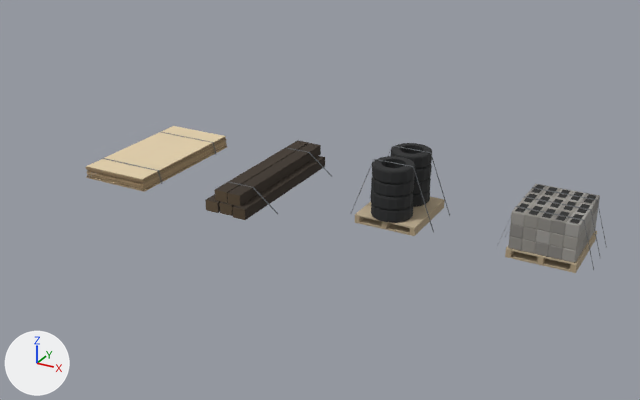
One commit to the Blender file assets/models/src/freight.blend: the scene before it, then after it.
Before and after are seen from a camera (50 mm lens) standing at (9.76, -11.75, 5.82) and looking at (3.7, -0.72, 0.31). Lighting does not change. The marker at lower left points along +X, +Y and +Z. The first picture is the older version.

Names of what the first picture shows: 'CinderBlockPallet_BlockConcrete', 'CinderBlockPallet_BlockCore', 'CinderBlockPallet_PalletWood', 'PlywoodSheets_PlyEdge', 'PlywoodSheets_PlyFace', 'RailwayTies_TieEnd', 'RailwayTies_TieWood', 'TireStack_PalletWood', 'TireStack_TyreRubber' and 4 more.
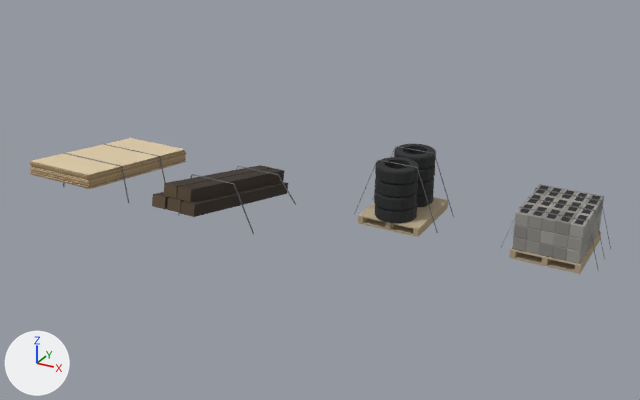
ob_railwayties is not drawn itself; it is the parent of ob_railwayties_tiewood, ob_railwayties_tieend, ob_railwayties_strap.
ob_tirestack is not drawn itself; it is the parent of ob_tirestack_tyrerubber, ob_tirestack_palletwood, ob_tirestack_strap.
ob_cinderblockpallet is not drawn itself; it is the parent of ob_cinderblockpallet_blockconcrete, ob_cinderblockpallet_blockcore, ob_cinderblockpallet_palletwood, ob_cinderblockpallet_strap.

Changed parts and their boxes [x1, y1, x2, y2] in the pictures (640 x 400 px; the box of a moved part takes in the faces that stretch with it):
'RailwayTies_TieWood', moved, turned
    before: [206, 140, 325, 220]
    after: [154, 165, 288, 217]
'CinderBlockPallet_BlockConcrete', moved
    before: [508, 183, 600, 263]
    after: [512, 184, 604, 264]
'PlywoodSheets_PlyFace', reshaped (14% wider, 23% shorter)
    before: [87, 126, 225, 191]
    after: [29, 138, 186, 188]
'TireStack_TyreRubber', moved
    before: [371, 143, 432, 223]
    after: [374, 144, 436, 223]
'PlywoodSheets_PlyEdge', reshaped
    before: [85, 136, 227, 192]
    after: [29, 150, 186, 189]
'TireStack_PalletWood', moved
    before: [355, 197, 445, 236]
    after: [358, 197, 448, 237]
'RailwayTies_TieEnd', moved, turned
    before: [205, 190, 245, 220]
    after: [152, 183, 195, 217]
'CinderBlockPallet_BlockCore', moved
    before: [515, 185, 596, 224]
    after: [520, 185, 601, 225]
'CinderBlockPallet_PalletWood', moved
    before: [505, 231, 597, 273]
    after: [509, 232, 601, 274]
'CinderBlockPallet_Strap', moved
    before: [497, 187, 607, 270]
    after: [500, 188, 611, 271]
'TireStack_Strap', moved
    before: [351, 146, 450, 232]
    after: [354, 146, 454, 233]
'RailwayTies_Strap', moved
    before: [214, 147, 332, 214]
    after: [178, 166, 296, 234]
part 1 of me_plywoodsheets_plyface, deleted
    before: [90, 144, 225, 191]
part 2 of me_plywoodsheets_plyface, built on
    before: [87, 126, 225, 179]
    after: [29, 138, 186, 188]
part 3 of me_plywoodsheets_plyedge, deleted
    before: [89, 146, 227, 192]
part 4 of me_plywoodsheets_plyedge, moved or reshaped
    before: [85, 136, 227, 191]
    after: [29, 150, 186, 189]

The change, as a diff of the scene's bpy script:
```diff
--- a/assets/models/src/freight.blend.py
+++ b/assets/models/src/freight.blend.py
@@ me_plywoodsheets_plyface @@
 # used by ob_plywoodsheets_plyface; parent = ob_plywoodsheets; location = (0.0, 0.0, 0.0)
-me_plywoodsheets_plyface.from_pydata(...)  # 8 vertices, 2 faces; spans x -0.61..0.62, y -1.23..1.23, z 0.0..0.23
+me_plywoodsheets_plyface.from_pydata(...)  # 96 vertices, 24 faces; spans x -0.62..0.62, y -2.47..-0.01, z 0.14..0.74
+# me_plywoodsheets_plyface part 1: the loose piece of 4 vertices spanning x -0.6..0.62, y -1.21..1.23, z 0.0 is deleted
+# me_plywoodsheets_plyface part 2: 4 vertices removed from x -0.61..0.61, y -1.23..1.21, z 0.23; 96 vertices added at x -0.62..0.62, y -2.47..-0.01, z 0.14..0.74
 me_plywoodsheets_plyface.materials.append(mat_plyface)
@@ me_plywoodsheets_plyedge @@
 # used by ob_plywoodsheets_plyedge; parent = ob_plywoodsheets; location = (0.0, 0.0, 0.0)
-me_plywoodsheets_plyedge.from_pydata(...)  # 96 vertices, 48 faces; spans x -0.62..0.62, y -1.23..1.23, z 0.0..0.23
+me_plywoodsheets_plyedge.from_pydata(...)  # 96 vertices, 48 faces; spans x -0.62..0.62, y -2.47..-0.01, z 0.14..0.74
+# me_plywoodsheets_plyedge part 3: the loose piece of 8 vertices spanning x -0.6..0.62, y -1.21..1.23, z 0.0..0.02 is deleted
+# me_plywoodsheets_plyedge part 4: 88 vertices removed from x -0.62..0.62, y -1.23..1.23, z 0.02..0.23; 96 vertices added at x -0.62..0.62, y -2.47..-0.01, z 0.14..0.74
 me_plywoodsheets_plyedge.materials.append(mat_plyedge)
@@ me_railwayties_tiewood @@
 # used by ob_railwayties_tiewood; parent = ob_railwayties; location = (0.0, 0.0, 0.0)
-me_railwayties_tiewood.from_pydata(...)  # 40 vertices, 20 faces; spans x -0.38..0.37, y -1.34..1.34, z 0.0..0.36
+me_railwayties_tiewood.from_pydata(...)  # 40 vertices, 20 faces; spans x -0.38..0.37, y -2.7..-0.01, z 0.01..0.95
+# me_railwayties_tiewood part 5: the whole mesh is turned -13.3 degrees about the x axis through its middle, then moved by (0.0, -1.36, 0.31)
 me_railwayties_tiewood.materials.append(mat_tiewood)
@@ me_railwayties_tieend @@
 # used by ob_railwayties_tieend; parent = ob_railwayties; location = (0.0, 0.0, 0.0)
-me_railwayties_tieend.from_pydata(...)  # 40 vertices, 10 faces; spans x -0.38..0.37, y -1.34..1.34, z 0.0..0.36
+me_railwayties_tieend.from_pydata(...)  # 40 vertices, 10 faces; spans x -0.38..0.37, y -2.7..-0.01, z 0.01..0.95
+# me_railwayties_tieend part 6: the whole mesh is turned -13.3 degrees about the x axis through its middle, then moved by (0.0, -1.36, 0.31)
 me_railwayties_tieend.materials.append(mat_tieend)
@@ ob_railwayties @@
 ob_railwayties = bpy.data.objects.new('RailwayTies', None)
-ob_railwayties.location = (2.34, 0.0, 0.0)
+ob_railwayties.location = (2.4, 0.0, 0.0)
@@ ob_tirestack @@
 ob_tirestack = bpy.data.objects.new('TireStack', None)
-ob_tirestack.location = (4.74, 0.0, 0.0)
+ob_tirestack.location = (4.8, 0.0, 0.0)
@@ ob_cinderblockpallet @@
 ob_cinderblockpallet = bpy.data.objects.new('CinderBlockPallet', None)
-ob_cinderblockpallet.location = (7.14, 0.0, 0.0)
+ob_cinderblockpallet.location = (7.2, 0.0, 0.0)
```
